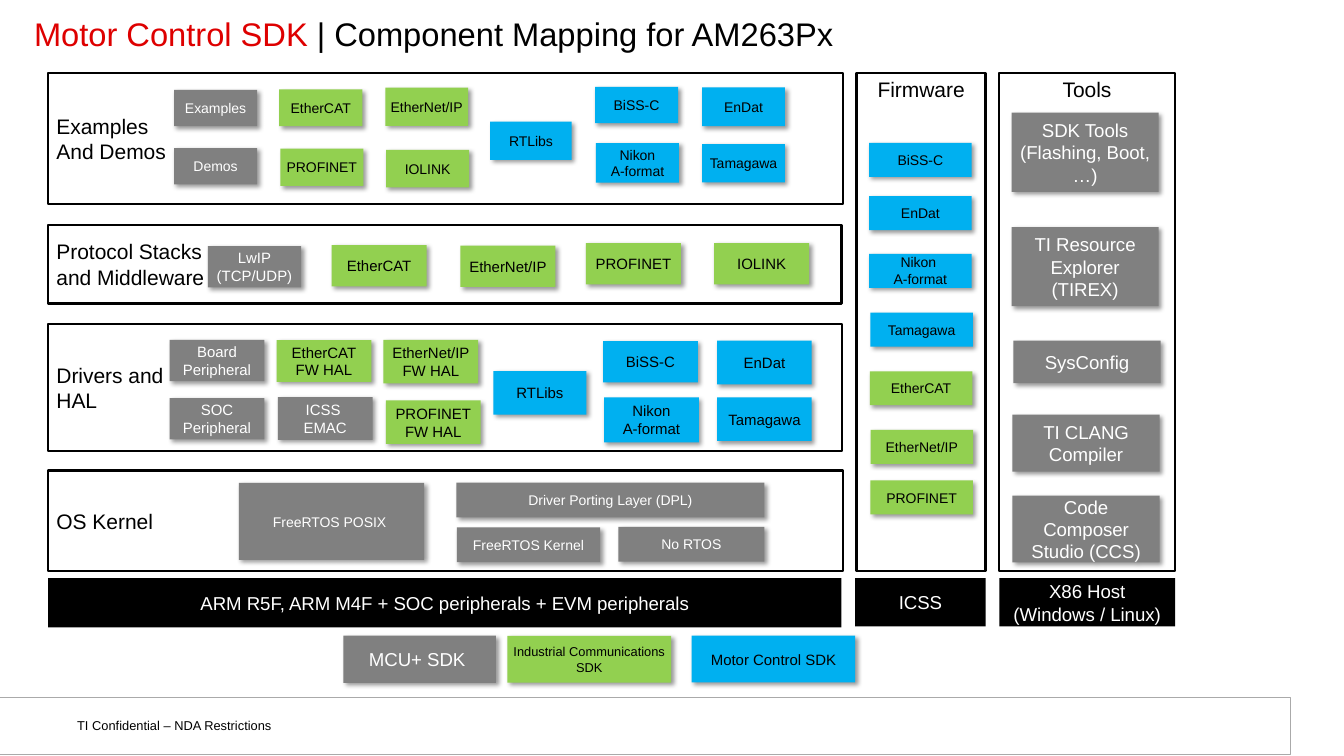
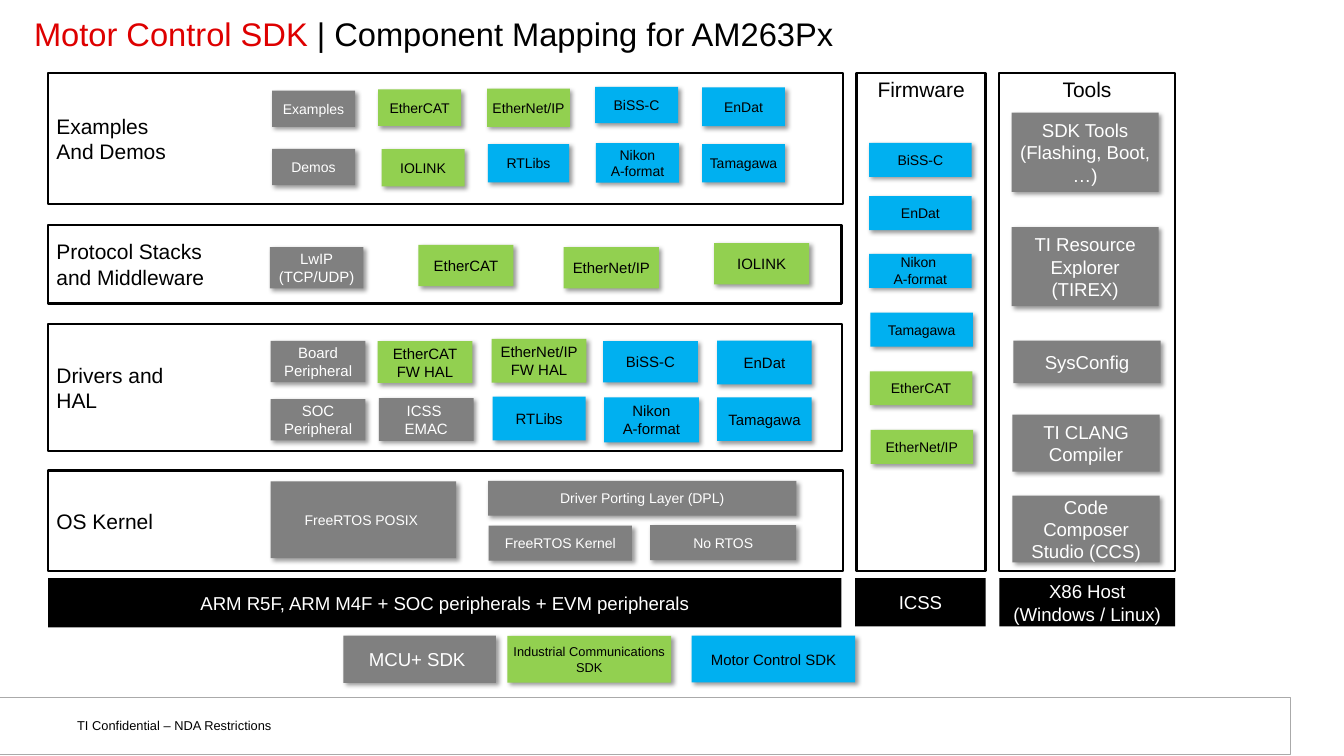
Before and after one commit to TexasInstruments/motor-control-sdk, a slide deck: slide 3 of docs_src/docs/api_guide/images/images.pptx. Drawn at 1344x756 pixels with LibreOffice and Linux fonts; fonts in the diff are those of the drawing; background and template pictures are left out. Boxes give left, top, right and bottom in pixels: in the first picture for what was removed or moved away, otherwise in the second. Text is boxed around its words. In the diff, an @@ line names an element or a change of style, - is before the commit and + after.

Commit message:
am263px: docs: Update block diagram
- Remove profinet from block diagram

Fixes: PINDSW-9269

```diff
--- a/docs_src/docs/api_guide/images/images.pptx
+++ b/docs_src/docs/api_guide/images/images.pptx
@@ rectangle removed at [281, 149, 364, 186] @@
-PROFINET
@@ rectangle "IOLINK": place and size @@
-rectangle "IOLINK" at [386, 150, 470, 187]
+rectangle "IOLINK" at [381, 149, 465, 186]
@@ rectangle "RTLibs": place and size @@
-rectangle "RTLibs" at [491, 122, 572, 160]
+rectangle "RTLibs" at [488, 144, 570, 183]
@@ rectangle "LwIP": place and size @@
-rectangle "LwIP" at [207, 246, 301, 287]
+rectangle "LwIP" at [270, 247, 363, 288]
@@ rectangle "EtherCAT": place and size @@
-rectangle "EtherCAT" at [332, 245, 427, 286]
+rectangle "EtherCAT" at [418, 245, 513, 286]
@@ rectangle "EtherNet/IP": place and size @@
-rectangle "EtherNet/IP" at [460, 245, 555, 286]
+rectangle "EtherNet/IP" at [564, 247, 659, 288]
@@ rectangle removed at [585, 243, 680, 284] @@
-PROFINET
@@ 8 rectangles: place and size @@
-8 rectangles at [170, 87, 469, 440]
+8 rectangles at [270, 88, 570, 441]
@@ rectangle "EtherNet/IP": place and size @@
-rectangle "EtherNet/IP" at [384, 340, 479, 384]
+rectangle "EtherNet/IP" at [491, 339, 586, 383]
@@ rectangle removed at [386, 401, 480, 444] @@
-PROFINET
-FW HAL
@@ rectangle "RTLibs": place and size @@
-rectangle "RTLibs" at [493, 371, 586, 415]
+rectangle "RTLibs" at [492, 396, 585, 440]
@@ 4 rectangles: place and size @@
-4 rectangles at [239, 482, 764, 563]
+4 rectangles at [270, 480, 796, 561]
@@ rectangle removed at [870, 480, 973, 515] @@
-PROFINET
```
Also in this commit, not shown: 1 other file.
